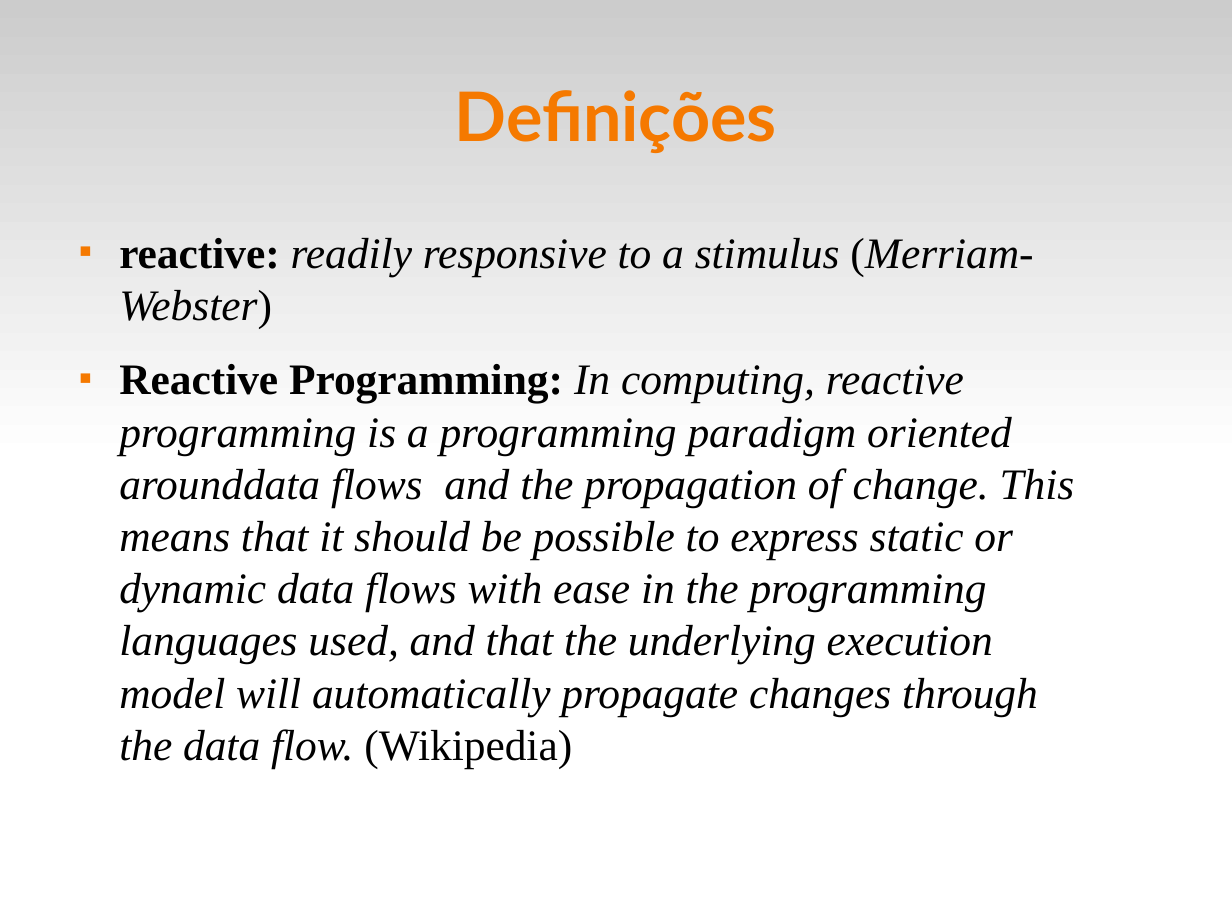
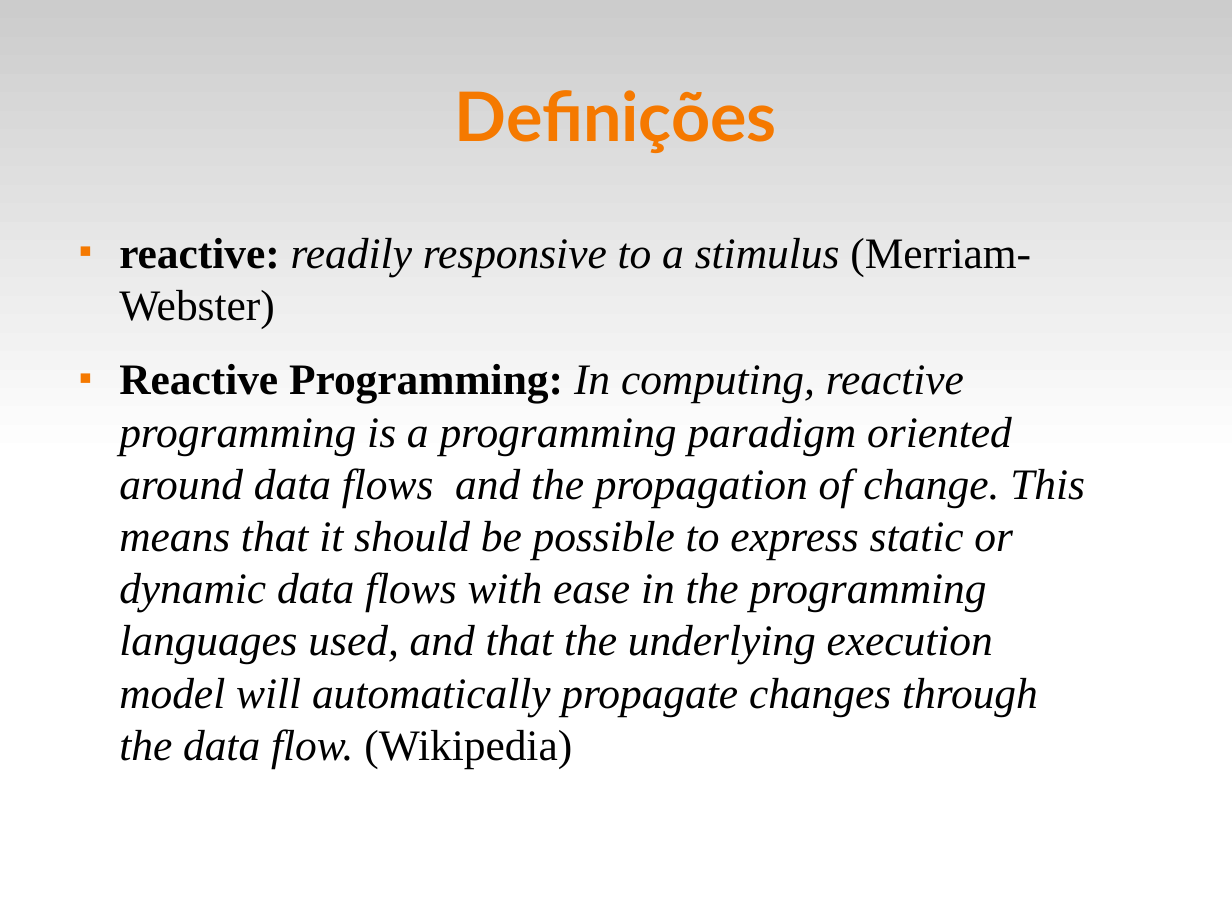
Before and after one commit to fsantanna-uerj/reativos, a slide deck: slide 2 of slides/01_reativos.odp. Drawn at 1232x924 pixels with LibreOffice and Linux fonts; fonts in the diff are those of the drawing. Boxes give left, top, right and bottom in pixels: in the first picture for what was removed or moved away, otherwise in the second. Text is boxed around its words. In the diff, an @@ line names an element or a change of style, - is before the commit and + after.

```diff
--- a/slides/01_reativos.odp
+++ b/slides/01_reativos.odp
@@ text at <box>119,238,1031,329</box>: italic off in "(Merriam-Webster)" @@
@@ text at <box>119,364,1085,769</box>: spaces changed @@
-■ Reactive Programming: In computing, reactive programming is a programming paradigm oriented arounddata flows and the propagation of change. This means that it should be possible to express static or dynamic data flows with ease in the programming languages used, and that the underlying execution model will automatically propagate changes through the data flow. (Wikipedia)
+■ Reactive Programming: In computing, reactive programming is a programming paradigm oriented around data flows and the propagation of change. This means that it should be possible to express static or dynamic data flows with ease in the programming languages used, and that the underlying execution model will automatically propagate changes through the data flow. (Wikipedia)
```
Also in this commit, not shown: 3 slides added, 3 slides removed, 1 other file.
